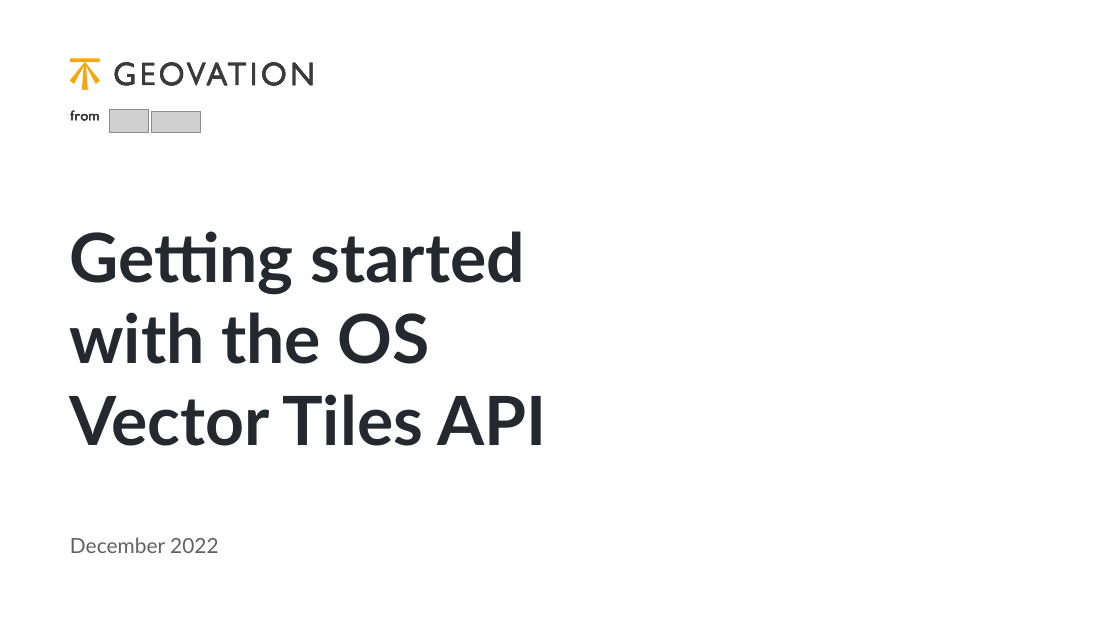
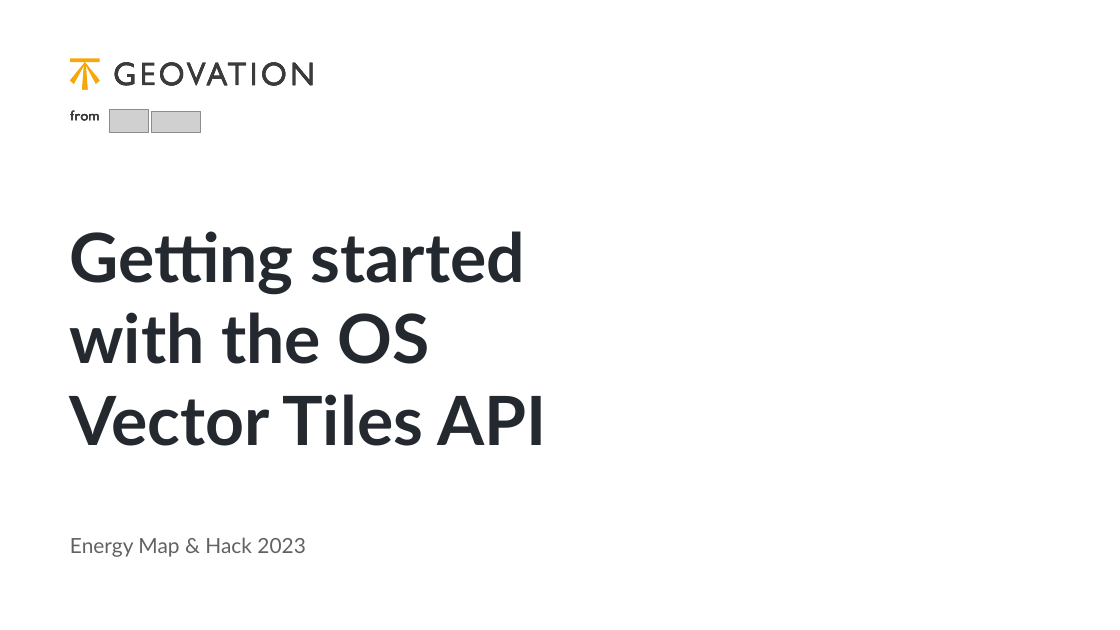
Before and after one commit to Geovation/hackathon-demos, a slide deck: slide 2 of VectorTiles.pptx (slide 1 before the commit). Drawn at 1120x630 pixels with LibreOffice and Linux fonts; fonts in the diff are those of the drawing; grey boxes stand for pictures; background and template pictures are left out. Boxes give left, top, right and bottom in pixels: in the first picture for what was removed or moved away, otherwise in the second. Text is boxed around its words. In the diff, an @@ line names an element or a change of style, - is before the commit and + after.

```diff
--- a/VectorTiles.pptx
+++ b/VectorTiles.pptx
@@ text at bbox=[70, 537, 305, 557]: text changed @@
-December 2022
+Energy Map & Hack 2023
```
Also in this commit, not shown: 1 other slide changed, 1 slide added, 1 other file.
